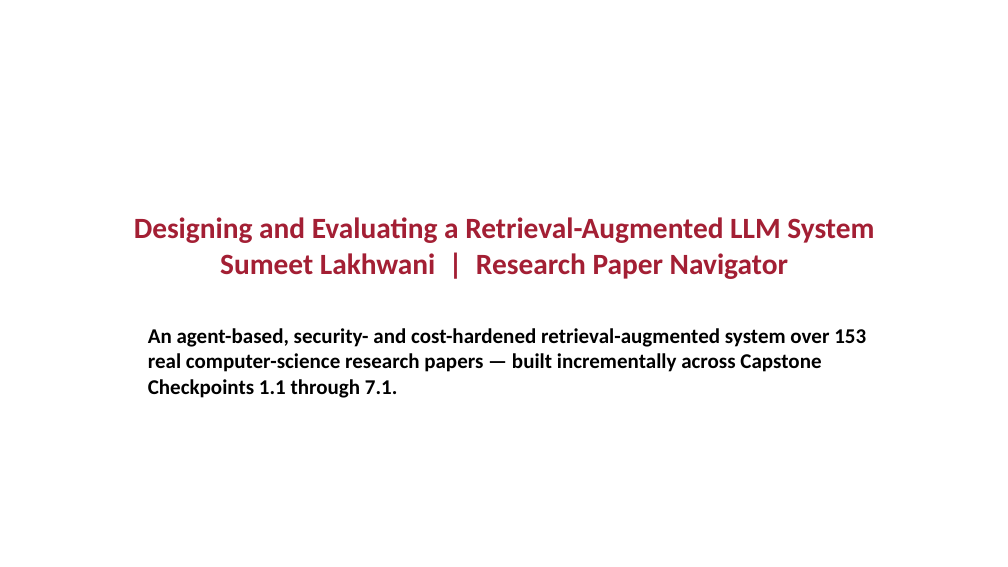
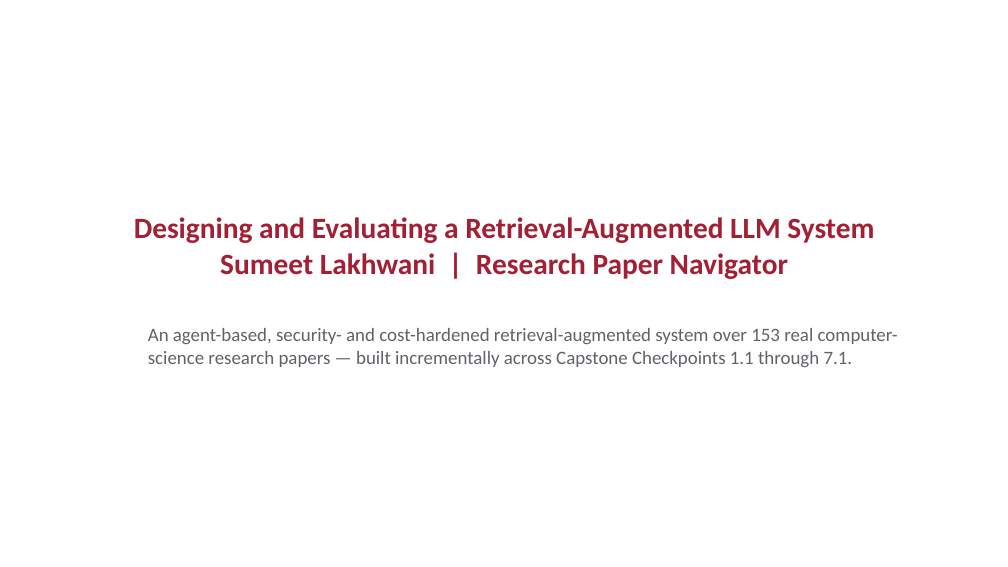
Before and after one commit to slakhwa/mit-rag-context-eng-capstone, a slide deck: slide 2 of Capstone Checkpoint 8.1/Capstone_Design_Review_Presentation_completed.pptx. Drawn at 1008x567 pixels with LibreOffice and Linux fonts; fonts in the diff are those of the drawing; background and template pictures are left out. Boxes give left, top, right and bottom in pixels: in the first picture for what was removed or moved away, otherwise in the second. Text is boxed around its words. In the diff, an @@ line names an element or a change of style, - is before the commit and + after.

```diff
--- a/Capstone Checkpoint 8.1/Capstone_Design_Review_Presentation_completed.pptx
+++ b/Capstone Checkpoint 8.1/Capstone_Design_Review_Presentation_completed.pptx
@@ text "An agent-based, security- and cost-hardened ..." at (148, 328, 898, 367): size 20 to 18 pt, text colour #000000 to #5F6368, bold off @@
```
Also in this commit, not shown: 3 other slides changed, 1 other file.
